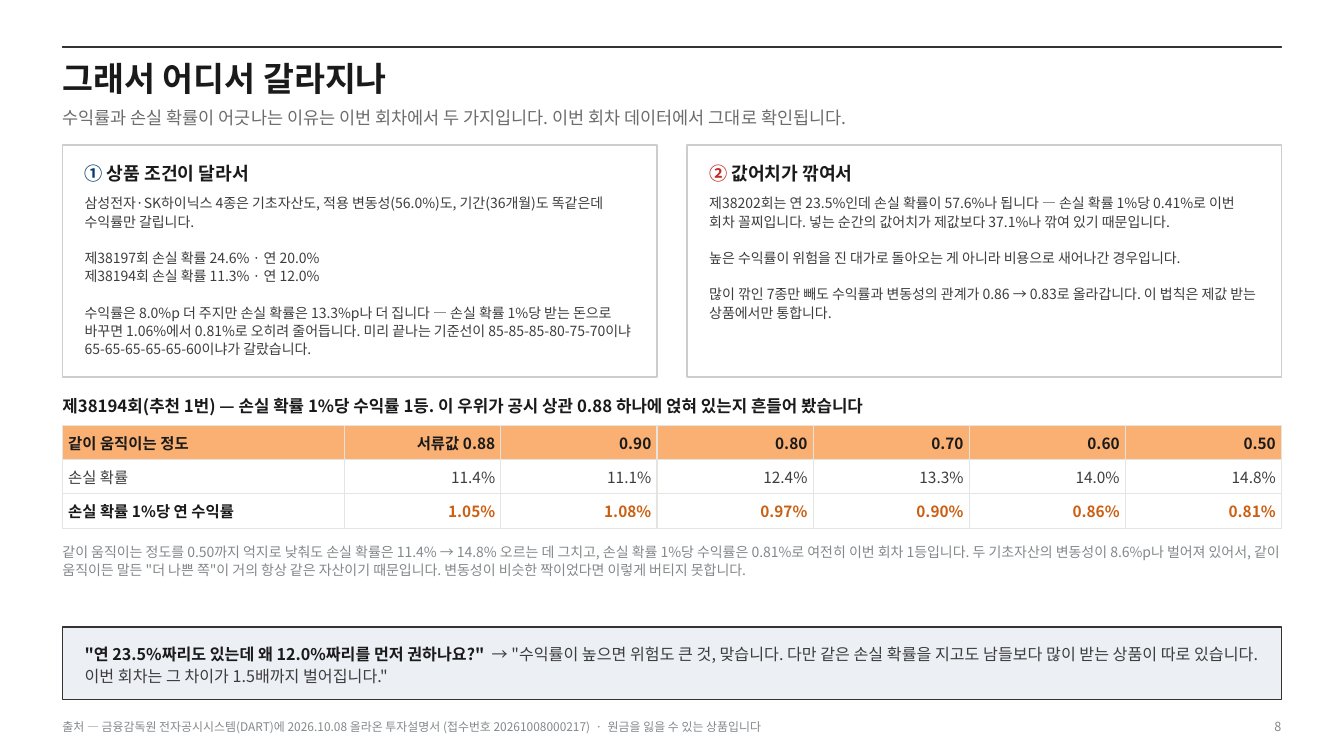
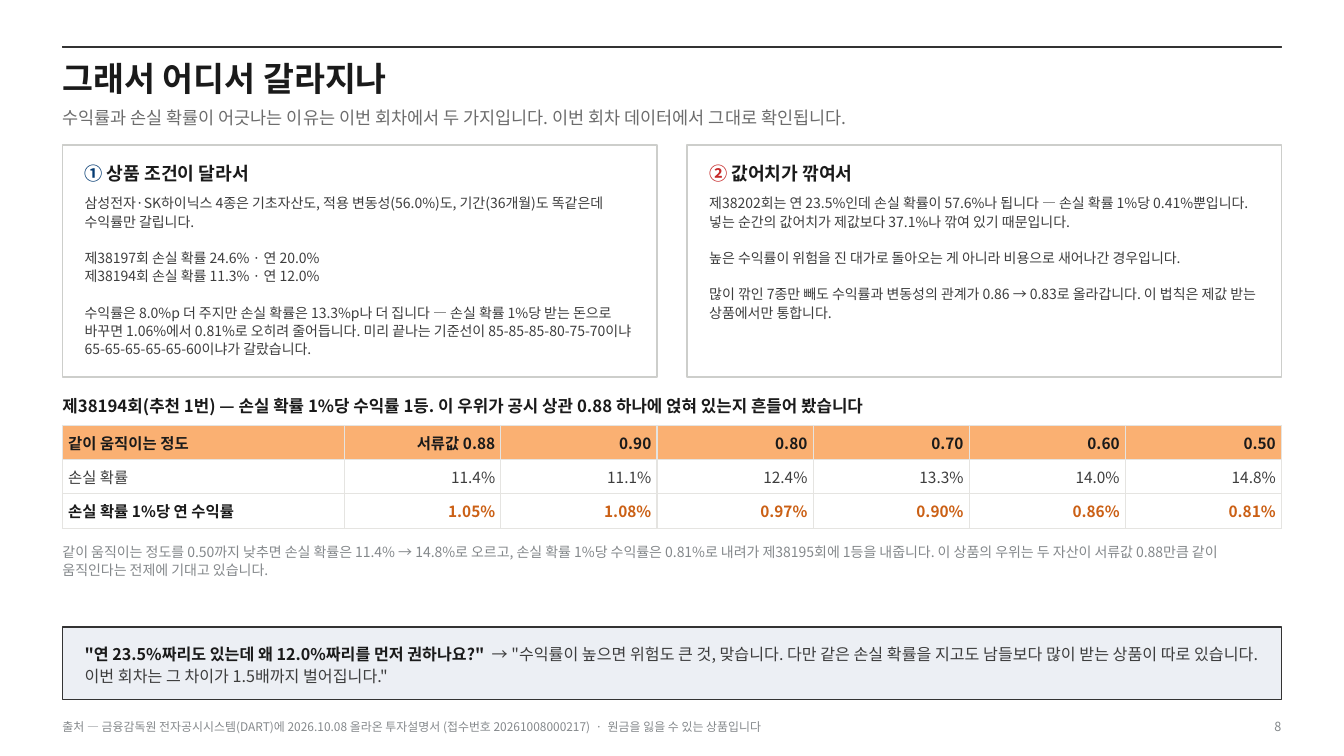
Before and after one commit to hanaroline/work_1, a slide deck: slide 8 of els-analysis-deck.pptx. Drawn at 1344x756 pixels with LibreOffice and Linux fonts; fonts in the diff are those of the drawing. Boxes give left, top, right and bottom in pixels: in the first picture for what was removed or moved away, otherwise in the second. Text is boxed around its words. In the diff, an @@ line names an element or a change of style, - is before the commit and + after.

```diff
--- a/els-analysis-deck.pptx
+++ b/els-analysis-deck.pptx
@@ text at bbox=[709, 196, 1248, 228]: text changed @@
-제38202회는 연 23.5%인데 손실 확률이 57.6%나 됩니다 — 손실 확률 1%당 0.41%로 이번 회차 꼴찌입니다. 넣는 순간의 값어치가 제값보다 37.1%나 깎여 있기 때문입니다.
+제38202회는 연 23.5%인데 손실 확률이 57.6%나 됩니다 — 손실 확률 1%당 0.41%뿐입니다. 넣는 순간의 값어치가 제값보다 37.1%나 깎여 있기 때문입니다.
@@ text at bbox=[62, 545, 1218, 576]: text changed @@
-같이 움직이는 정도를 0.50까지 억지로 낮춰도 손실 확률은 11.4% → 14.8% 오르는 데 그치고, 손실 확률 1%당 수익률은 0.81%로 여전히 이번 회차 1등입니다. 두 기초자산의 변동성이 8.6%p나 벌어져 있어서, 같이 움직이든 말든 "더 나쁜 쪽"이 거의 항상 같은 자산이기 때문입니다. 변동성이 비슷한 짝이었다면 이렇게 버티지 못합니다.
+같이 움직이는 정도를 0.50까지 낮추면 손실 확률은 11.4% → 14.8%로 오르고, 손실 확률 1%당 수익률은 0.81%로 내려가 제38195회에 1등을 내줍니다. 이 상품의 우위는 두 자산이 서류값 0.88만큼 같이 움직인다는 전제에 기대고 있습니다.
```
Also in this commit, not shown: 5 other slides changed, 17 other files.
